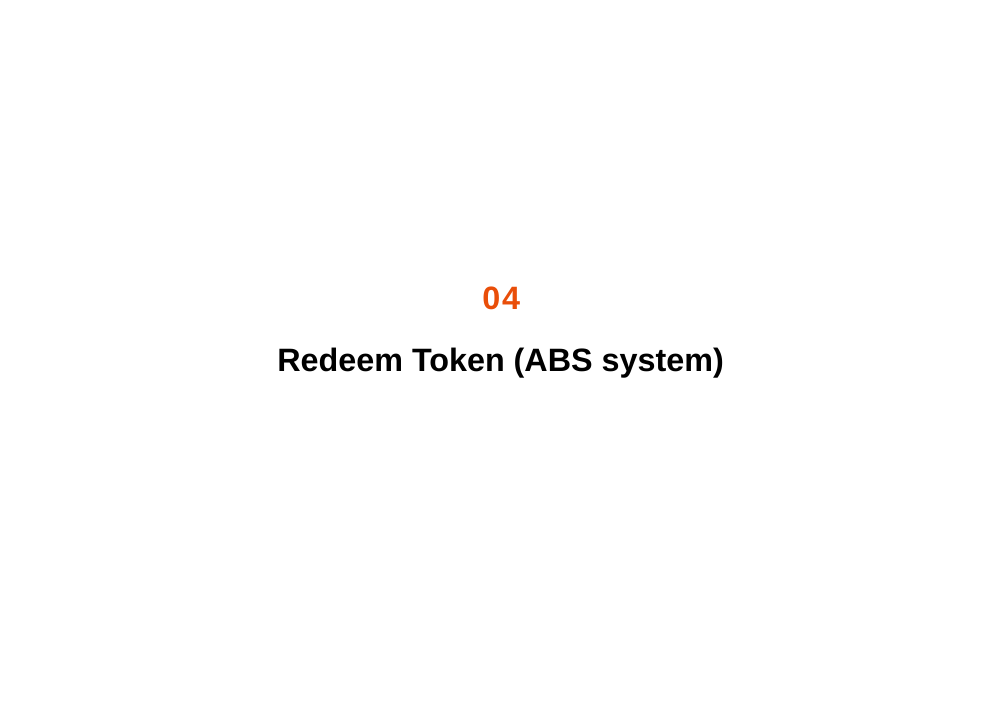
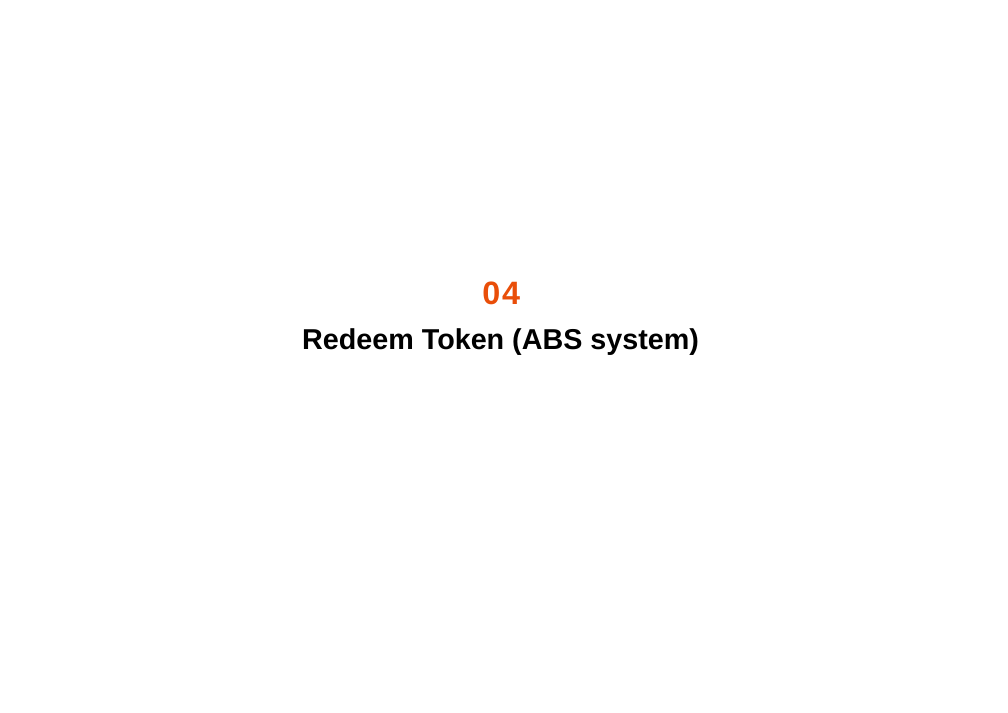
Before and after one commit to locskeleton/quorum_research, a slide deck: slide 10 of documents/ABS Architechture.pptx. Drawn at 1008x713 pixels with LibreOffice and Linux fonts; fonts in the diff are those of the drawing. Boxes give left, top, right and bottom in pixels: in the first picture for what was removed or moved away, otherwise in the second. Text is boxed around its words. In the diff, an @@ line names an element or a change of style, - is before the commit and + after.

Commit message:
Update slide

```diff
--- a/documents/ABS Architechture.pptx
+++ b/documents/ABS Architechture.pptx
@@ text "04": place and size @@
-text "04" at [482,286,520,310]
+text "04" at [482,281,520,305]
@@ text "Redeem Token (ABS system)": place and size @@
-text "Redeem Token (ABS system)" at [277,347,724,377]
+text "Redeem Token (ABS system)" at [302,328,699,355]
@@ text "Redeem Token (ABS system)" at [302,328,699,355]: size 54 to 48 pt @@
```
Also in this commit, not shown: 4 other slides changed, 1 slide removed.
